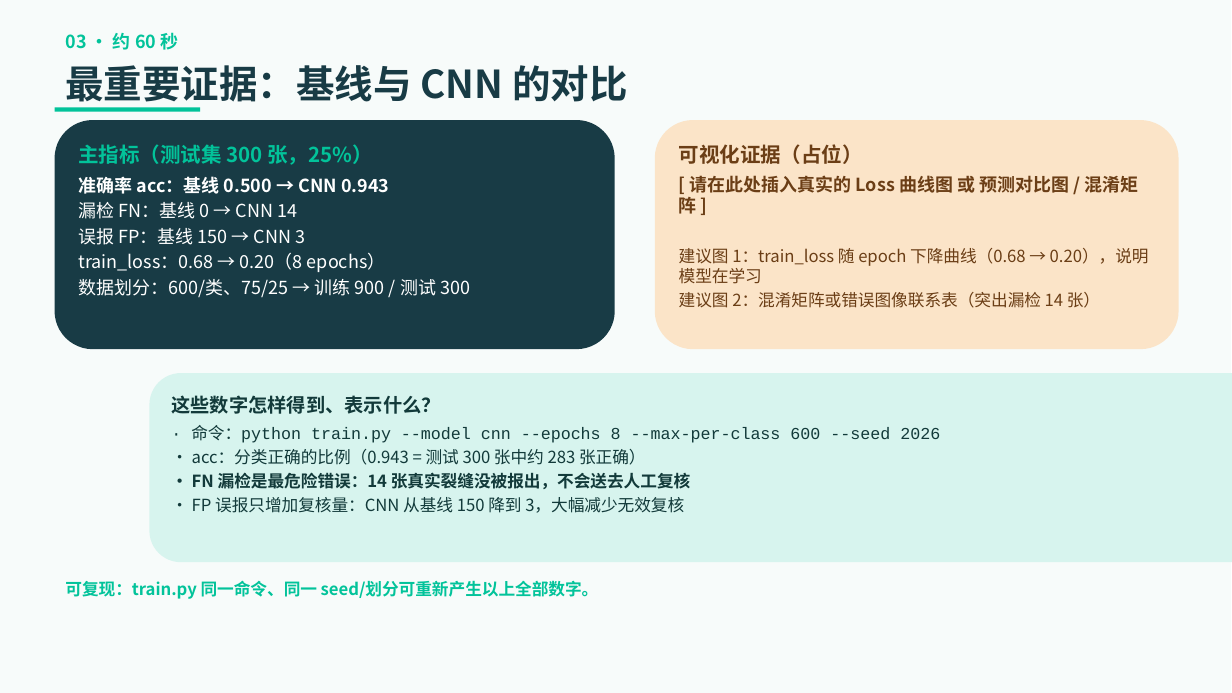
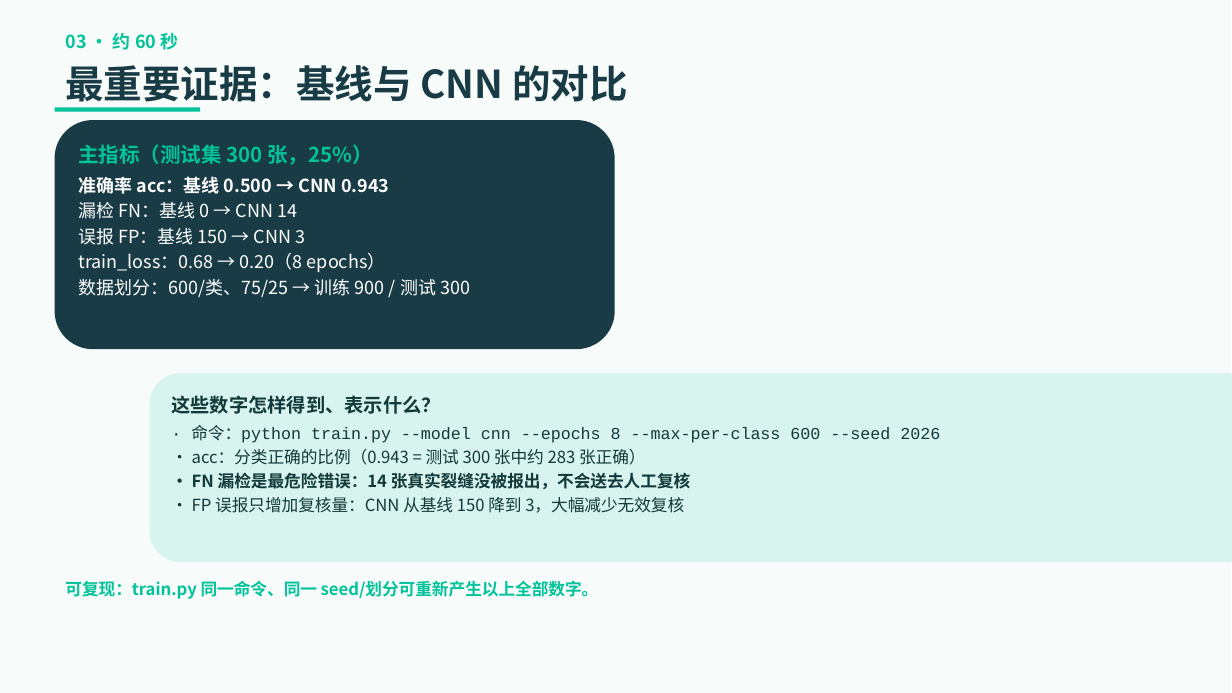
Before and after one commit to tissuefish/ai-camp-2026-d2-xuanhaochen-u202410766, a slide deck: slide 3 of presentation.pptx. Drawn at 1232x693 pixels with LibreOffice and Linux fonts; fonts in the diff are those of the drawing. Boxes give left, top, right and bottom in pixels: in the first picture for what was removed or moved away, otherwise in the second. Text is boxed around its words. In the diff, an @@ line names an element or a change of style, - is before the commit and + after.

```diff
--- a/presentation.pptx
+++ b/presentation.pptx
@@ rounded rectangle removed at (655,120,1179,349) @@
-可视化证据（占位）
-[ 请在此处插入真实的 Loss 曲线图 或 预测对比图 / 混淆矩阵 ]
-建议图 1：train_loss 随 epoch 下降曲线（0.68 → 0.20），说明模型在学习
-建议图 2：混淆矩阵或错误图像联系表（突出漏检 14 张）
```
